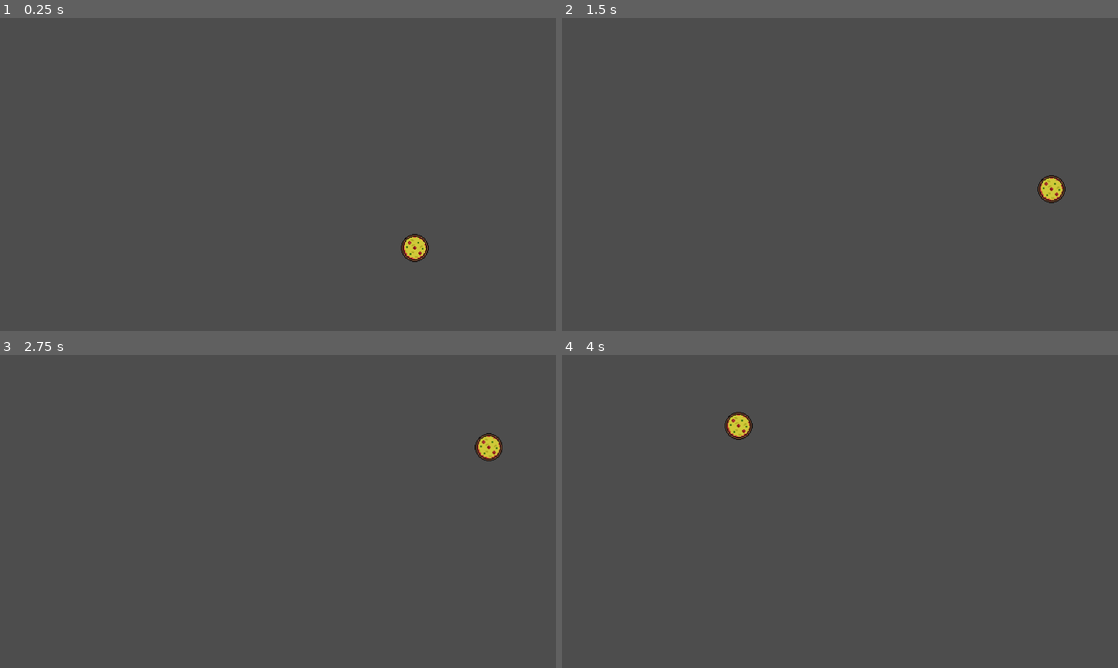
Above: before the commit, frames 1-4 (two rows, left to right).
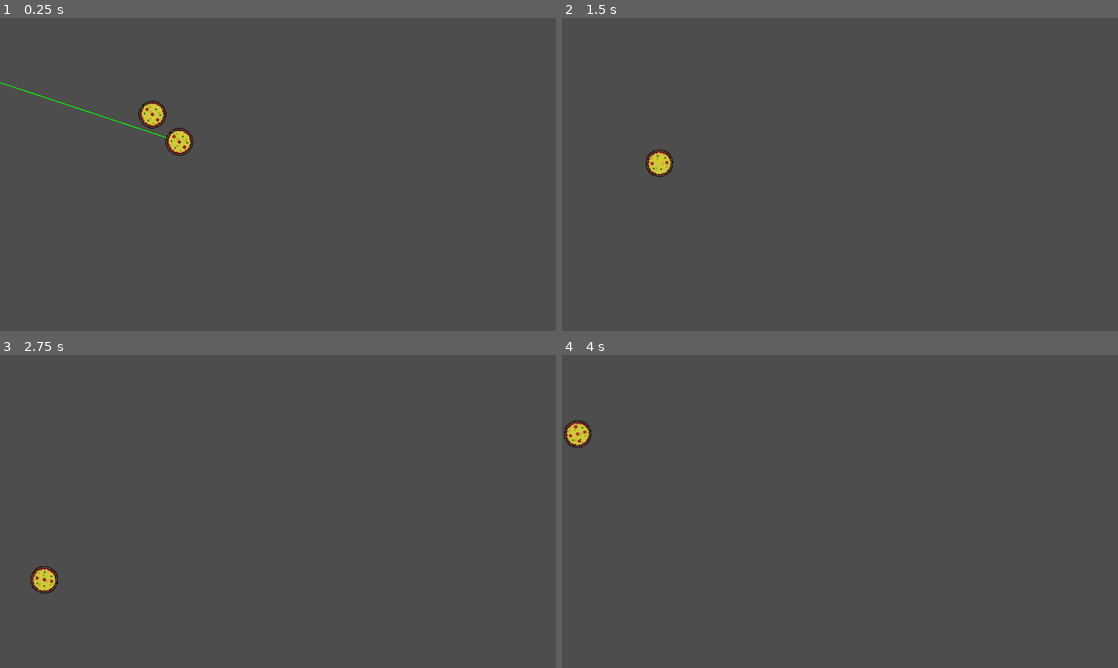
Above: after the commit, the same moments.

Repository: jshorte/dice-diner
Game: Godot game, scene res://Scenes/main.tscn
Same seed, same stepped clock (60 frames per second), same inputs: the game is played once before the commit and once after it.
Inputs (mouse positions are in pixels of both pictures, inside the frame that each line leads up to):
- Up to frame 1 (0.25 s): no input
- Up to frame 2 (1.5 s): tap Enter at 0.5 s; move the mouse to (962, 158) at 0.52 s; click (962, 158) at 0.67 s; move the mouse to (728, 190) at 1.27 s; click (728, 190) at 1.42 s
- Up to frame 3 (2.75 s): move the mouse to (333, 442) at 2.02 s; click (333, 442) at 2.17 s
- Up to frame 4 (4 s): move the mouse to (812, 574) at 2.77 s; click (812, 574) at 2.92 s; move the mouse to (1006, 558) at 3.52 s; click (1006, 558) at 3.67 s

The runs differ from the first frame. In frame 1, 1.1% of the frame differs, in the area x 0-78%, y 20-78%; in frame 2, 0.7%; in frame 3, 0.7%; in frame 4, 0.7%.

Commit message:
Dice physics

Diff:
--- a/Scenes/Dice.tscn
+++ b/Scenes/Dice.tscn
@@ -1,11 +1,22 @@
-[gd_scene load_steps=3 format=3 uid="uid://c0b8anh0jl41u"]
+[gd_scene load_steps=5 format=3 uid="uid://c0b8anh0jl41u"]
 
+[ext_resource type="Script" uid="uid://bthg464woowxo" path="res://Scripts/Dice/dice.gd" id="1_dcpc8"]
 [ext_resource type="SpriteFrames" uid="uid://b7p5xj45h5fvf" path="res://Animations/pizza_spriteframe.tres" id="1_wpqjs"]
+
+[sub_resource type="PhysicsMaterial" id="PhysicsMaterial_wpqjs"]
+friction = 0.05
+bounce = 0.8
 
 [sub_resource type="CircleShape2D" id="CircleShape2D_dcpc8"]
 radius = 32.0
 
 [node name="Dice" type="RigidBody2D"]
+physics_material_override = SubResource("PhysicsMaterial_wpqjs")
+contact_monitor = true
+max_contacts_reported = 1
+linear_damp_mode = 1
+linear_damp = 0.25
+script = ExtResource("1_dcpc8")
 
 [node name="CollisionShape2D" type="CollisionShape2D" parent="."]
 shape = SubResource("CircleShape2D_dcpc8")
--- /dev/null
+++ b/Scenes/arrow.tscn
@@ -0,0 +1,11 @@
+[gd_scene load_steps=2 format=3 uid="uid://bcy0smutiqalj"]
+
+[ext_resource type="Texture2D" uid="uid://dhp834451wnly" path="res://Art/Arrow.png" id="1_ksa8a"]
+
+[node name="Arrow" type="Sprite2D"]
+position = Vector2(33, 1)
+scale = Vector2(0.455, 0.455)
+texture = ExtResource("1_ksa8a")
+centered = false
+offset = Vector2(0, -45)
+flip_h = true
--- a/Scenes/main.tscn
+++ b/Scenes/main.tscn
@@ -1,8 +1,6 @@
-[gd_scene load_steps=7 format=3 uid="uid://c2chpl83qlbgg"]
+[gd_scene load_steps=4 format=3 uid="uid://c2chpl83qlbgg"]
 
-[ext_resource type="Script" uid="uid://dhqbepoqut0xf" path="res://Scripts/Dice/dice_physics.gd" id="1_8gbba"]
 [ext_resource type="PackedScene" uid="uid://c0b8anh0jl41u" path="res://Scenes/Dice.tscn" id="1_jjgbg"]
-[ext_resource type="Script" uid="uid://bthg464woowxo" path="res://Scripts/Dice/dice.gd" id="2_bo1nx"]
 
 [sub_resource type="RectangleShape2D" id="RectangleShape2D_bo1nx"]
 size = Vector2(1920, 20)
@@ -10,14 +8,9 @@
 [sub_resource type="RectangleShape2D" id="RectangleShape2D_8gbba"]
 size = Vector2(20, 1080)
 
-[sub_resource type="PhysicsMaterial" id="PhysicsMaterial_8gbba"]
-friction = 0.0
-bounce = 0.5
-
 [node name="main" type="Node2D"]
 
 [node name="DicePhysics" type="Node2D" parent="."]
-script = ExtResource("1_8gbba")
 
 [node name="Walls" type="Node2D" parent="."]
 
@@ -50,9 +43,9 @@
 shape = SubResource("RectangleShape2D_8gbba")
 
 [node name="Dice" parent="." instance=ExtResource("1_jjgbg")]
-position = Vector2(955, 529)
-physics_material_override = SubResource("PhysicsMaterial_8gbba")
-lock_rotation = true
-contact_monitor = true
-max_contacts_reported = 1
-script = ExtResource("2_bo1nx")
+position = Vector2(351, 222)
+angular_damp = 0.5
+
+[node name="Dice2" parent="." instance=ExtResource("1_jjgbg")]
+position = Vector2(413, 285)
+dice_selection = 1
--- a/Scripts/Dice/dice.gd
+++ b/Scripts/Dice/dice.gd
@@ -1,8 +1,118 @@
-extends RigidBody2D
+class_name Dice extends RigidBody2D
+
+@export var dice_selection: G_ENUM.DiceSelection = G_ENUM.DiceSelection.INACTIVE
+@export var dice_state: G_ENUM.DiceState = G_ENUM.DiceState.STATIONARY
+@onready var roll_animation: AnimatedSprite2D = $AnimatedSprite2D
+@onready var dice_radius: float = $CollisionShape2D.shape.radius
+
+const LERP_SPEED: float = 2.0
+const LERP_THRESHOLD: int = 30
+const MAXIMUM_STRENGTH: float = 3000.0
+const MINIMUM_STRENGTH: float = 100.0
+const PIXELS_TO_UNITS : float = 1/3.2
+const PREDICT_LINE_WIDTH: float = 2.0
+const STRENGTH_MULTIPLIER: float = 10.0
+const UNITS_TO_PIXELS : float = 3.2
+
+var arrow: Node2D = null
+var arrow_scene = preload("res://Scenes/arrow.tscn")
+
+func _ready() -> void:
+	arrow = arrow_scene.instantiate()
+	add_child(arrow)
+	hide_arrow()
+
+func _physics_process(delta: float) -> void:
+	if linear_velocity.length() < LERP_THRESHOLD and linear_velocity.length() > 0.1:
+		linear_velocity = linear_velocity.lerp(Vector2.ZERO, LERP_SPEED * delta)
+		if linear_velocity.length() < 1:
+			linear_velocity = Vector2.ZERO
+
+	var new_state = G_ENUM.DiceState.STATIONARY if linear_velocity.length() == 0 else G_ENUM.DiceState.MOVING
+	set_dice_state(new_state)
+
+func _draw():
+	if (dice_selection == G_ENUM.DiceSelection.ACTIVE and dice_state == G_ENUM.DiceState.STATIONARY):
+		var mouse_to_dice_position: Vector2 = get_global_mouse_position() - global_position
+		var dir: Vector2 = mouse_to_dice_position.normalized()
+		var impulse_strength: float = get_impulse_strength()
+		var space_state = get_world_2d().direct_space_state
+		var global_points = DicePredict.predict_path(global_position, dir, impulse_strength, mass, space_state)
+		var local_points = []
+
+		for p in global_points:
+			local_points.append(to_local(p))
+
+		draw_polyline(local_points, Color.GREEN, PREDICT_LINE_WIDTH)
 
 func _input(event):
-    if event is InputEventMouseButton and event.button_index == MOUSE_BUTTON_LEFT and event.pressed:
-        var direction = (global_position - get_global_mouse_position()).normalized()
-        var strength = 1000
-        SignalManager.request_dice_impulse.emit(self, direction, strength)
-        print("Dice impulse requested with direction: ", direction, " and strength: ", strength)
+	if dice_selection != G_ENUM.DiceSelection.ACTIVE:
+		return
+	if _handle_launch_input(event):
+		return
+	if _handle_prediction_input(event):
+		return
+
+func _handle_launch_input(event) -> bool:
+	if event is InputEventMouseButton and event.button_index == MOUSE_BUTTON_LEFT and event.pressed:
+		var direction: Vector2 = -get_input_direction()
+		var strength: float = get_impulse_strength()
+		hide_arrow()
+		SignalManager.request_dice_impulse.emit(self, direction, strength)
+		return true
+	return false
+
+func _handle_prediction_input(event) -> bool:
+	if dice_state == G_ENUM.DiceState.STATIONARY and (event is InputEventMouseMotion or event is InputEventMouseButton):
+		update_arrow()
+		queue_redraw()
+		return true
+	return false
+
+func get_impulse_strength() -> float:
+	var distance: float = get_input_vector().length()
+
+	return clampf((
+		clampf(distance, dice_radius, INF) - dice_radius
+		) * STRENGTH_MULTIPLIER, MINIMUM_STRENGTH, MAXIMUM_STRENGTH
+	)
+
+func calculate_circle_point(radius : float, angle : float, offset : Vector2) -> Vector2:
+	return offset + Vector2(radius * cos(angle), radius * sin(angle))
+
+func get_input_direction() -> Vector2:
+	return get_input_vector().normalized()
+
+func show_arrow():
+	arrow.visible = true
+
+func hide_arrow():
+	arrow.visible = false
+
+func update_arrow():
+	show_arrow()
+	var center = global_position
+	var current_angle = center.angle_to_point(get_global_mouse_position())
+	var point_on_circle = calculate_circle_point(dice_radius, current_angle, center)
+	arrow.global_position = point_on_circle
+	arrow.rotation = current_angle - rotation
+
+func set_dice_state(new_state):
+	if dice_state == new_state:
+		return
+
+	dice_state = new_state
+
+	match dice_state:
+		G_ENUM.DiceState.STATIONARY:
+			roll_animation.pause()
+			if dice_selection == G_ENUM.DiceSelection.ACTIVE:
+				update_arrow()
+		G_ENUM.DiceState.MOVING:
+			roll_animation.play()
+			hide_arrow()
+
+	queue_redraw()
+
+func get_input_vector() -> Vector2:
+	return get_global_mouse_position() - global_position
--- a/Scripts/Dice/dice_physics.gd
+++ b/Scripts/Dice/dice_physics.gd
@@ -1,9 +1,5 @@
-extends Node
+class_name DicePhysics extends Node
 
-func _ready():
-    SignalManager.request_dice_impulse.connect(_on_request_dice_impulse)
-
-func _on_request_dice_impulse(dice_node, direction, strength):
-    if dice_node and dice_node is RigidBody2D:
-        dice_node.apply_central_impulse(direction * strength)
-        print("Applied impulse to dice: ", dice_node.name, " with direction: ", direction, " and strength: ", strength)
+static func apply_dice_impulse(dice_node, direction, strength):
+	if dice_node and dice_node is Dice:
+		dice_node.apply_central_impulse(direction * strength)
--- /dev/null
+++ b/Scripts/Dice/dice_predict.gd
@@ -0,0 +1,20 @@
+class_name DicePredict extends Node
+
+static func predict_path(start_pos: Vector2, direction: Vector2, strength: float, mass, space_state, steps: int = 30, timestep: float = 0.1) -> Array:
+	var points = [start_pos]
+	var velocity = (strength / mass) * -direction * 100
+	var line_start = start_pos
+
+	for i in steps:
+		var line_end = line_start + (velocity * timestep)
+		var query = PhysicsRayQueryParameters2D.create(line_start, line_end, 1)
+		var result = space_state.intersect_ray(query)
+
+		if not result.is_empty():
+			velocity = velocity.bounce(result.normal)
+			points.append(result.position)
+			break
+
+		points.append(line_end)
+		line_start = line_end
+	return points
--- a/Scripts/Dice/dice_predictor.gd
+++ /dev/null
@@ -1 +0,0 @@
-extends Node
--- a/Scripts/Managers/signal_manager.gd
+++ b/Scripts/Managers/signal_manager.gd
@@ -1,3 +1,3 @@
 extends Node
 
-signal request_dice_impulse  # (dice_node, direction: Vector2, strength: float)
+signal request_dice_impulse
--- a/Scripts/g_enum.gd
+++ b/Scripts/g_enum.gd
@@ -2,5 +2,6 @@
 class_name G_ENUM
 
 enum DiceType { PIZZA, GARLIC }
-enum DiceState { DISABLED, ACTIVE, PASSIVE }
+enum DiceSelection { DISABLED, ACTIVE, INACTIVE }
+enum DiceState { MOVING, STATIONARY }
 enum GameState { SELECT, PLAY, SCORE }
--- /dev/null
+++ b/Scripts/init.gd
@@ -0,0 +1,4 @@
+extends Node
+
+func _ready():
+	SignalManager.request_dice_impulse.connect(Callable(DicePhysics, "apply_dice_impulse"))
--- a/project.godot
+++ b/project.godot
@@ -18,6 +18,7 @@
 [autoload]
 
 SignalManager="*res://Scripts/Managers/signal_manager.gd"
+Init="*res://Scripts/init.gd"
 
 [display]
 
Renamed: Scripts/Dice/dice_predictor.gd.uid -> Scripts/Dice/dice_predict.gd.uid
Not shown, added: Scripts/init.gd.uid
